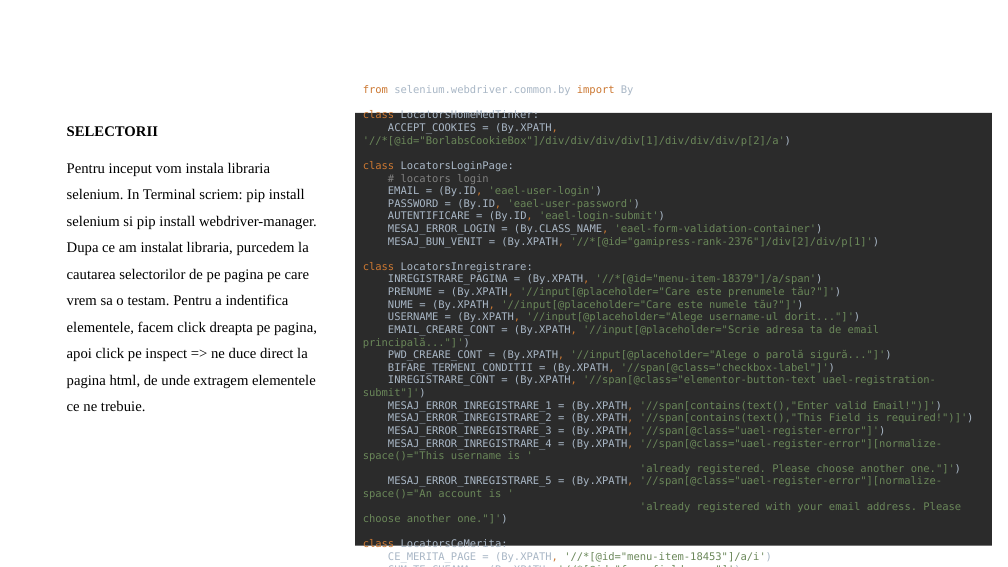
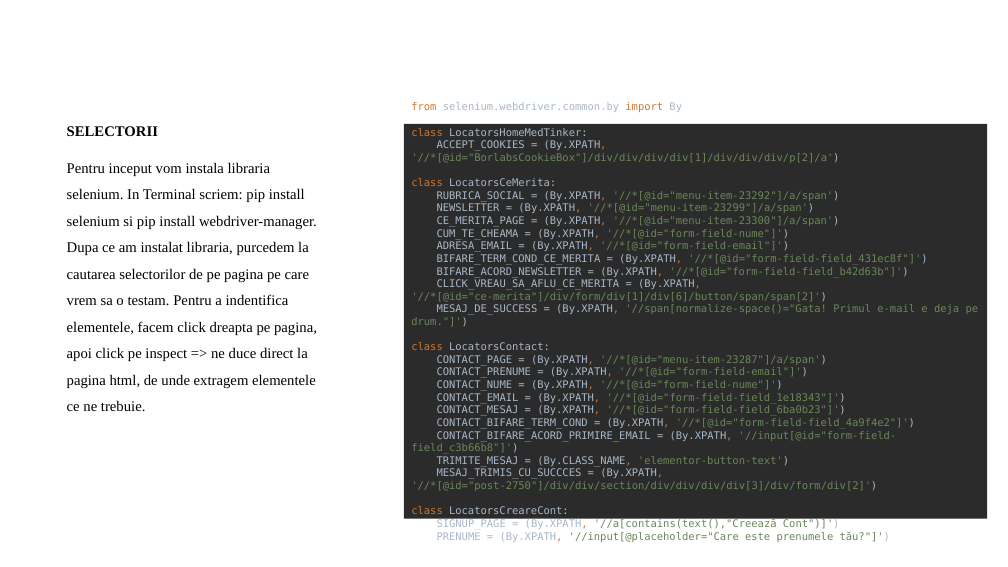
Before and after one commit to godavid128/Test_Website_medtinker, a slide deck: slide 6 of PROIECT FINAL - GORODETCHI DAVID.pptx. Drawn at 1008x567 pixels with LibreOffice and Linux fonts; fonts in the diff are those of the drawing; background and template pictures are left out. Boxes give left, top, right and bottom in pixels: in the first picture for what was removed or moved away, otherwise in the second. Text is boxed around its words. In the diff, an @@ line names an element or a change of style, - is before the commit and + after.

```diff
--- a/PROIECT FINAL - GORODETCHI DAVID.pptx
+++ b/PROIECT FINAL - GORODETCHI DAVID.pptx
@@ text removed at <box>355,109,992,549</box> @@
-from selenium.webdriver.common.by import By
-class LocatorsHomeMedTinker:
-ACCEPT_COOKIES = (By.XPATH, '//*[@id="BorlabsCookieBox"]/div/div/div/div[1]/div/div/div/p[2]/a')
-class LocatorsLoginPage:
-# locators login
-EMAIL = (By.ID, 'eael-user-login')
-PASSWORD = (By.ID, 'eael-user-password')
-AUTENTIFICARE = (By.ID, 'eael-login-submit')
-MESAJ_ERROR_LOGIN = (By.CLASS_NAME, 'eael-form-validation-container')
-MESAJ_BUN_VENIT = (By.XPATH, '//*[@id="gamipress-rank-2376"]/div[2]/div/p[1]')
-class LocatorsInregistrare:
-INREGISTRARE_PAGINA = (By.XPATH, '//*[@id="menu-item-18379"]/a/span')
-PRENUME = (By.XPATH, '//input[@placeholder="Care este prenumele tău?"]')
-NUME = (By.XPATH, '//input[@placeholder="Care este numele tău?"]')
-USERNAME = (By.XPATH, '//input[@placeholder="Alege username-ul dorit..."]')
-EMAIL_CREARE_CONT = (By.XPATH, '//input[@placeholder="Scrie adresa ta de email principală..."]')
-PWD_CREARE_CONT = (By.XPATH, '//input[@placeholder="Alege o parolă sigură..."]')
-BIFARE_TERMENI_CONDITII = (By.XPATH, '//span[@class="checkbox-label"]')
-INREGISTRARE_CONT = (By.XPATH, '//span[@class="elementor-button-text uael-registration-submit"]')
-MESAJ_ERROR_INREGISTRARE_1 = (By.XPATH, '//span[contains(text(),"Enter valid Email!")]')
-MESAJ_ERROR_INREGISTRARE_2 = (By.XPATH, '//span[contains(text(),"This Field is required!")]')
-MESAJ_ERROR_INREGISTRARE_3 = (By.XPATH, '//span[@class="uael-register-error"]')
-MESAJ_ERROR_INREGISTRARE_4 = (By.XPATH, '//span[@class="uael-register-error"][normalize-space()="This username is '
-'already registered. Please choose another one."]')
-MESAJ_ERROR_INREGISTRARE_5 = (By.XPATH, '//span[@class="uael-register-error"][normalize-space()="An account is '
-'already registered with your email address. Please choose another one."]')
-class LocatorsCeMerita:
-CE_MERITA_PAGE = (By.XPATH, '//*[@id="menu-item-18453"]/a/i')
-CUM_TE_CHEAMA = (By.XPATH, '//*[@id="form-field-nume"]')
@@ text added at <box>404,120,988,523</box>, fill #2B2B2B, 10 pt, text #6A8759 @@
+from selenium.webdriver.common.by import By
+class LocatorsHomeMedTinker:
+ACCEPT_COOKIES = (By.XPATH, '//*[@id="BorlabsCookieBox"]/div/div/div/div[1]/div/div/div/p[2]/a')
+class LocatorsCeMerita:
+RUBRICA_SOCIAL = (By.XPATH, '//*[@id="menu-item-23292"]/a/span')
+NEWSLETTER = (By.XPATH, '//*[@id="menu-item-23299"]/a/span')
+CE_MERITA_PAGE = (By.XPATH, '//*[@id="menu-item-23300"]/a/span')
+CUM_TE_CHEAMA = (By.XPATH, '//*[@id="form-field-nume"]')
+ADRESA_EMAIL = (By.XPATH, '//*[@id="form-field-email"]')
+BIFARE_TERM_COND_CE_MERITA = (By.XPATH, '//*[@id="form-field-field_431ec8f"]')
+BIFARE_ACORD_NEWSLETTER = (By.XPATH, '//*[@id="form-field-field_b42d63b"]')
+CLICK_VREAU_SA_AFLU_CE_MERITA = (By.XPATH, '//*[@id="ce-merita"]/div/form/div[1]/div[6]/button/span/span[2]')
+MESAJ_DE_SUCCESS = (By.XPATH, '//span[normalize-space()="Gata! Primul e-mail e deja pe drum."]')
+class LocatorsContact:
+CONTACT_PAGE = (By.XPATH, '//*[@id="menu-item-23287"]/a/span')
+CONTACT_PRENUME = (By.XPATH, '//*[@id="form-field-email"]')
+CONTACT_NUME = (By.XPATH, '//*[@id="form-field-nume"]')
+CONTACT_EMAIL = (By.XPATH, '//*[@id="form-field-field_1e18343"]')
+CONTACT_MESAJ = (By.XPATH, '//*[@id="form-field-field_6ba0b23"]')
+CONTACT_BIFARE_TERM_COND = (By.XPATH, '//*[@id="form-field-field_4a9f4e2"]')
+CONTACT_BIFARE_ACORD_PRIMIRE_EMAIL = (By.XPATH, '//input[@id="form-field-field_c3b66b8"]')
+TRIMITE_MESAJ = (By.CLASS_NAME, 'elementor-button-text')
+MESAJ_TRIMIS_CU_SUCCCES = (By.XPATH, '//*[@id="post-2750"]/div/div/section/div/div/div/div[3]/div/form/div[2]')
+class LocatorsCreareCont:
+SIGNUP_PAGE = (By.XPATH, '//a[contains(text(),"Creează Cont")]')
+PRENUME = (By.XPATH, '//input[@placeholder="Care este prenumele tău?"]')
```
Also in this commit, not shown: 9 other slides changed, 10 other files.
